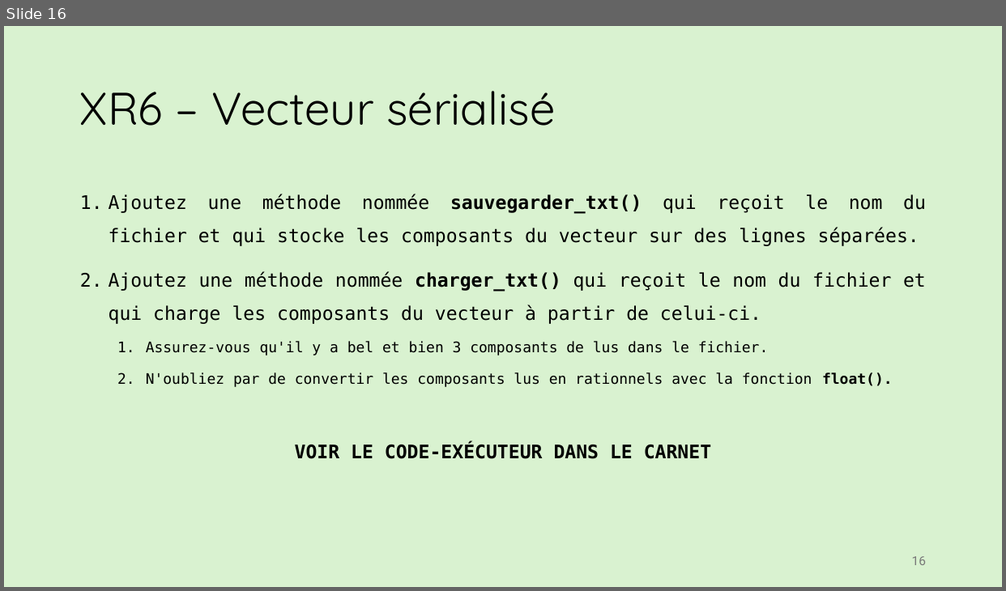
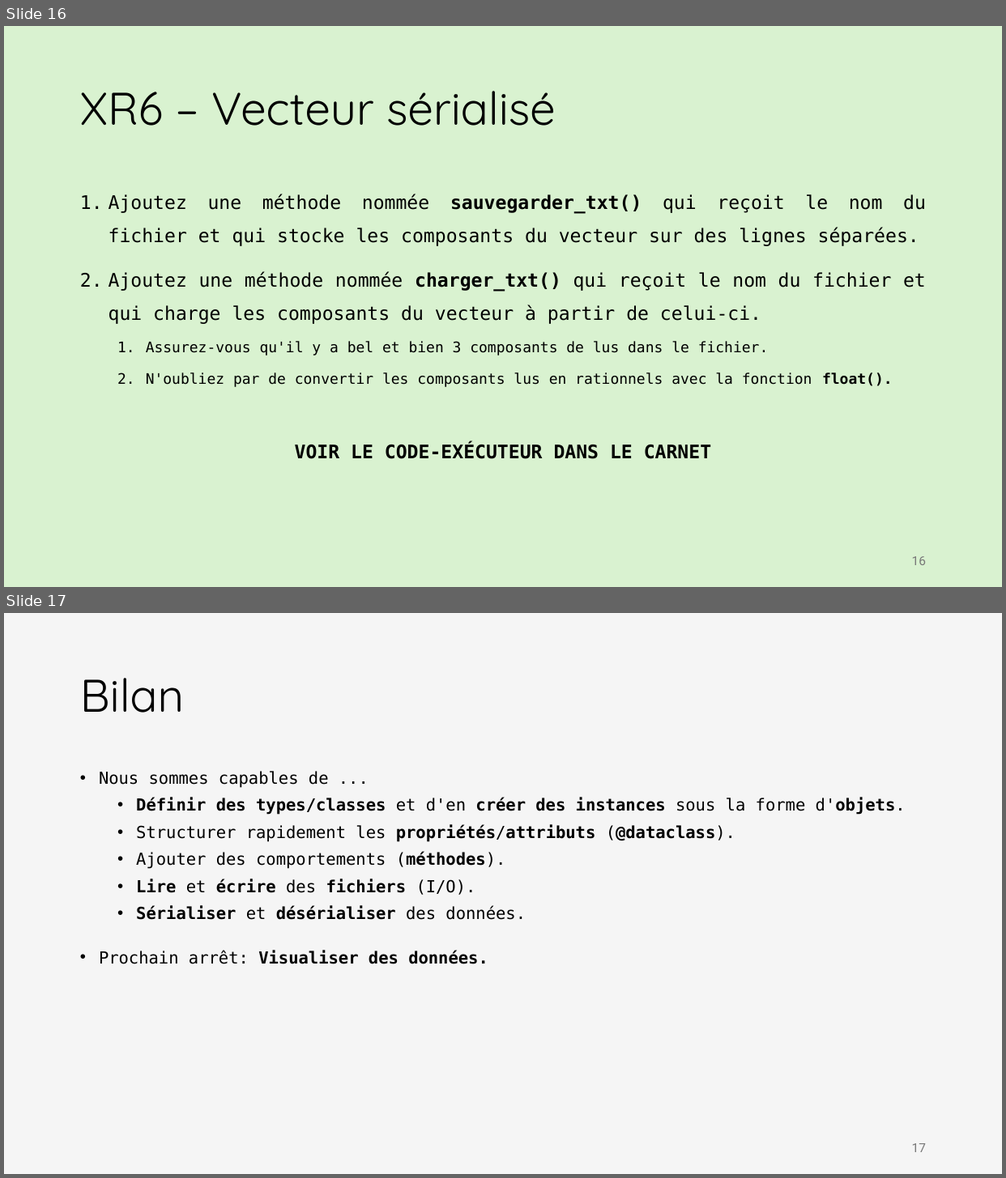
Before and after one commit to iannickgagnon/sagedays_iannick_2026, a slide deck: python_2/presentation_python_2.pptx. Shown one above the other, each under a label of ours: slide 16 before the commit, slides 16 and 17 after it. The pictures are 1006x591 and 1006x1178 pixels, drawn with LibreOffice and Linux fonts; fonts in the diff are those of the drawing. Boxes give left, top, right and bottom in pixels: in the first picture for what was removed or moved away, otherwise in the second. Text is boxed around its words. In the diff, an @@ line names an element or a change of style, - is before the commit and + after.

```diff
--- a/python_2/presentation_python_2.pptx
+++ b/python_2/presentation_python_2.pptx
@@ slide 17 added at <box>4,613,1002,1174</box>, background #F5F5F5 @@
@@ title added at <box>80,678,184,713</box>, 44 pt, text #000000 @@
+Bilan
@@ text added at <box>99,771,906,965</box>, 16 pt, text #000000, bold @@
+• Nous sommes capables de ...
+  • Définir des types/classes et d'en créer des instances sous la forme d'objets.
+  • Structurer rapidement les propriétés/attributs (@dataclass).
+  • Ajouter des comportements (méthodes).
+  • Lire et écrire des fichiers (I/O).
+  • Sérialiser et désérialiser des données.
+• Prochain arrêt: Visualiser des données.
@@ page number added at <box>912,1144,926,1152</box>, 12 pt, text #797979 @@
+17
```
Also in this commit, not shown: 1 slide changed, 1 other slide added, 30 slides removed.
